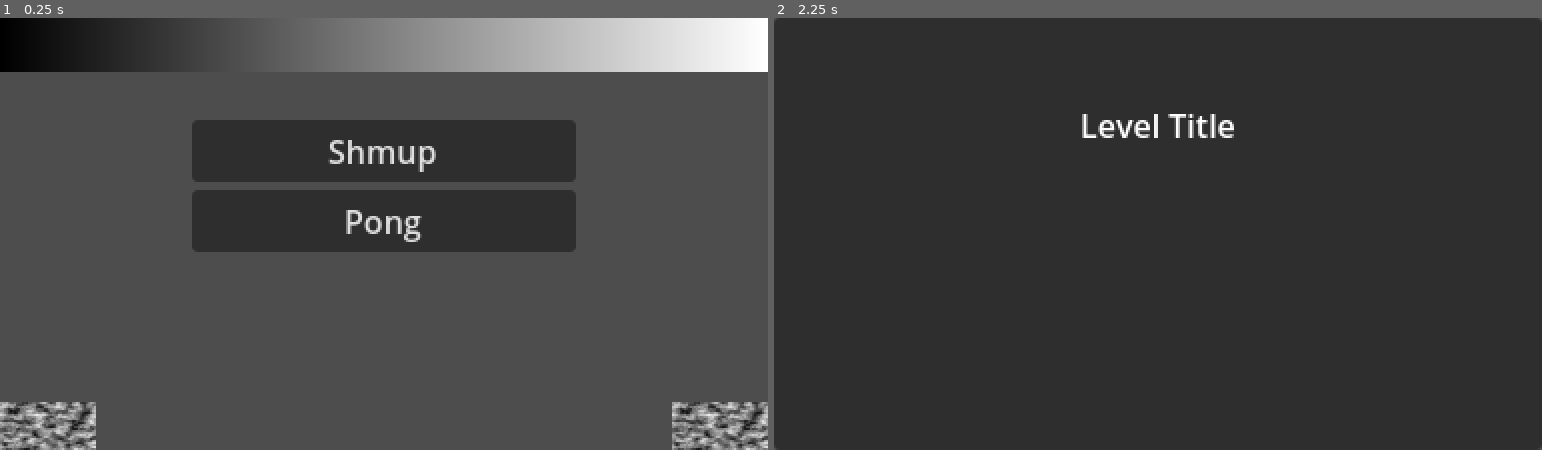
Above: before the commit, frames 1-2 (left to right).
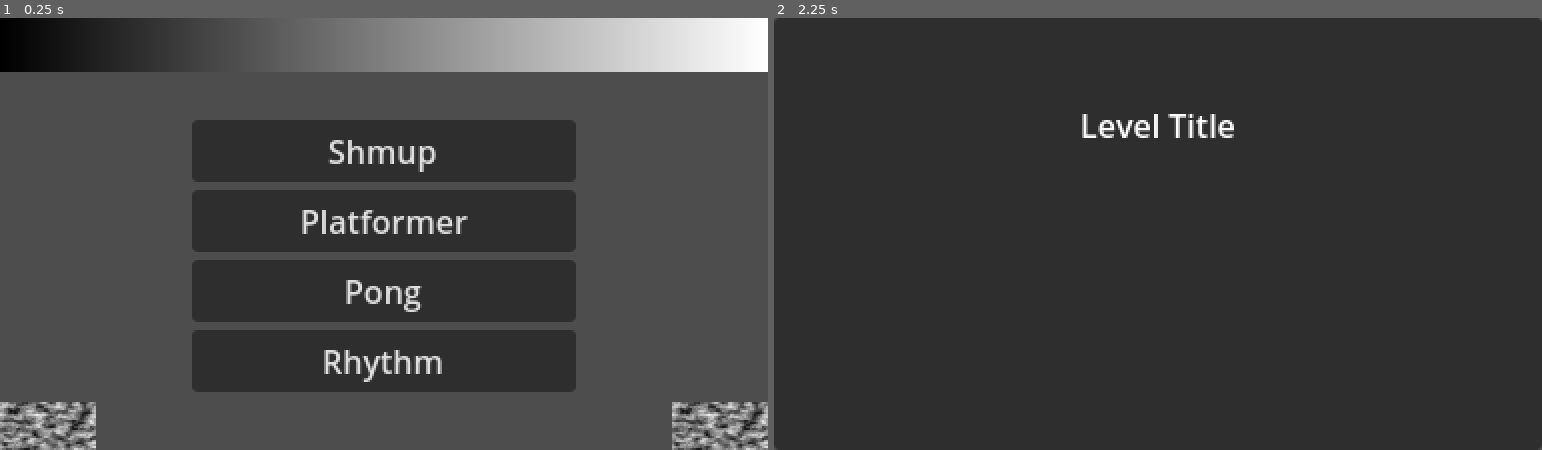
Above: after the commit, the same moments.

Repository: iirlas/acerola-jam-0
Game: Godot game, scene res://main.tscn
Same seed, same stepped clock (60 frames per second), same inputs: the game is played once before the commit and once after it.
Inputs (mouse positions are in pixels of both pictures, inside the frame that each line leads up to):
- Up to frame 1 (0.25 s): no input
- Up to frame 2 (2.25 s): click (1495, 428) at 0.5 s; click (1495, 428) at 1.25 s; click "Shmup" at 2 s

The runs differ from the first frame. In frame 1, 15% of the frame differs, in the area x 25-75%, y 44-87%; in frame 2, nothing differs.

Commit message:
Added pong AI

Diff:
--- a/Pong/pong.tscn
+++ b/Pong/pong.tscn
@@ -1,13 +1,19 @@
-[gd_scene load_steps=9 format=3 uid="uid://c24mbbj6d6v62"]
+[gd_scene load_steps=12 format=3 uid="uid://c24mbbj6d6v62"]
 
 [ext_resource type="PackedScene" uid="uid://chedfyj82awj6" path="res://pong/ball.tscn" id="1_510t0"]
 [ext_resource type="Script" path="res://pong/pong.gd" id="1_ln6e0"]
 [ext_resource type="Script" path="res://pong/player.gd" id="2_8kqon"]
 [ext_resource type="Script" path="res://pong/ball.gd" id="3_gxvj1"]
+[ext_resource type="Texture2D" uid="uid://bcqs4mrkgeqiq" path="res://textures/pallette.png" id="4_ymn27"]
+[ext_resource type="Script" path="res://pong/opponent.gd" id="6_w8i4s"]
 
 [sub_resource type="PhysicsMaterial" id="PhysicsMaterial_g8d18"]
 friction = 0.0
 bounce = 1.0
+
+[sub_resource type="AtlasTexture" id="AtlasTexture_px7d1"]
+atlas = ExtResource("4_ymn27")
+region = Rect2(0, 24, 7, 8)
 
 [sub_resource type="RectangleShape2D" id="RectangleShape2D_m47hj"]
 size = Vector2(384, 8)
@@ -31,11 +37,21 @@
 script = ExtResource("3_gxvj1")
 speed = 100.0
 
+[node name="Sprite2D2" type="Sprite2D" parent="Ball"]
+position = Vector2(4.52995e-06, 1.90735e-06)
+scale = Vector2(2.28571, 2)
+texture = SubResource("AtlasTexture_px7d1")
+
 [node name="Wall" type="StaticBody2D" parent="."]
 
 [node name="CollisionShape2D" type="CollisionShape2D" parent="Wall"]
 position = Vector2(192, 4)
 shape = SubResource("RectangleShape2D_m47hj")
+
+[node name="Sprite2D" type="Sprite2D" parent="Wall"]
+position = Vector2(192, 4)
+scale = Vector2(54.8571, 1)
+texture = SubResource("AtlasTexture_px7d1")
 
 [node name="Wall2" type="StaticBody2D" parent="."]
 position = Vector2(0, 208)
@@ -43,6 +59,11 @@
 [node name="CollisionShape2D" type="CollisionShape2D" parent="Wall2"]
 position = Vector2(192, 4)
 shape = SubResource("RectangleShape2D_m47hj")
+
+[node name="Sprite2D" type="Sprite2D" parent="Wall2"]
+position = Vector2(192, 4)
+scale = Vector2(54.8571, 1)
+texture = SubResource("AtlasTexture_px7d1")
 
 [node name="Paddle" type="CharacterBody2D" parent="."]
 position = Vector2(28, 108)
@@ -53,14 +74,25 @@
 [node name="CollisionShape2D" type="CollisionShape2D" parent="Paddle"]
 shape = SubResource("RectangleShape2D_loc31")
 
-[node name="Paddle2" type="CharacterBody2D" parent="."]
+[node name="Sprite2D" type="Sprite2D" parent="Paddle"]
+position = Vector2(2.38419e-07, 0)
+scale = Vector2(1.14286, 8)
+texture = SubResource("AtlasTexture_px7d1")
+
+[node name="Paddle2" type="CharacterBody2D" parent="." node_paths=PackedStringArray("target")]
 position = Vector2(356, 108)
 motion_mode = 1
-script = ExtResource("2_8kqon")
+script = ExtResource("6_w8i4s")
+target = NodePath("../Ball")
 speed = 50.0
 
 [node name="CollisionShape2D" type="CollisionShape2D" parent="Paddle2"]
 shape = SubResource("RectangleShape2D_loc31")
+
+[node name="Sprite2D" type="Sprite2D" parent="Paddle2"]
+position = Vector2(2.38419e-07, 0)
+scale = Vector2(1.14286, 8)
+texture = SubResource("AtlasTexture_px7d1")
 
 [node name="Goal" type="Area2D" parent="."]
 position = Vector2(0, 108)
--- /dev/null
+++ b/pong/opponent.gd
@@ -0,0 +1,13 @@
+extends Actor
+
+
+@export var target: RigidBody2D
+@export var speed := 1.0
+
+
+func _process(delta):
+	if abs(target.global_position.y - global_position.y) > 32:
+		if target.global_position.y > global_position.y:
+			velocity.y = speed
+		else:
+			velocity.y = -speed
--- a/pong/pong.gd
+++ b/pong/pong.gd
@@ -35,5 +35,5 @@
 func _on_goal_2_body_entered(body):
 	player_1_score += 1
 	if player_1_score >= 10:
-		_on_loss()
+		_on_win()
 	_ready()
--- a/title_screen/title_screen.tscn
+++ b/title_screen/title_screen.tscn
@@ -1,8 +1,10 @@
-[gd_scene load_steps=9 format=3 uid="uid://mnt4k7yyxmbm"]
+[gd_scene load_steps=11 format=3 uid="uid://mnt4k7yyxmbm"]
 
 [ext_resource type="Script" path="res://title_screen/level_select.gd" id="1_u3rku"]
+[ext_resource type="PackedScene" uid="uid://dwcimwhyjcdc1" path="res://platformer/platformer.tscn" id="3_437gj"]
 [ext_resource type="PackedScene" uid="uid://dshewc6y1bq54" path="res://shmup/shmup.tscn" id="3_qfqf7"]
 [ext_resource type="PackedScene" uid="uid://c24mbbj6d6v62" path="res://pong/pong.tscn" id="4_8sv4h"]
+[ext_resource type="PackedScene" uid="uid://w75uq3kc8yak" path="res://rhythm/rhythm.tscn" id="5_gg0ga"]
 
 [sub_resource type="Gradient" id="Gradient_iwi21"]
 
@@ -41,7 +43,7 @@
 grow_horizontal = 2
 grow_vertical = 2
 script = ExtResource("1_u3rku")
-scenes = [ExtResource("3_qfqf7"), ExtResource("4_8sv4h")]
+scenes = [ExtResource("3_qfqf7"), ExtResource("3_437gj"), ExtResource("4_8sv4h"), ExtResource("5_gg0ga")]
 
 [node name="GridContainer" type="VBoxContainer" parent="LevelSelect"]
 layout_mode = 1
